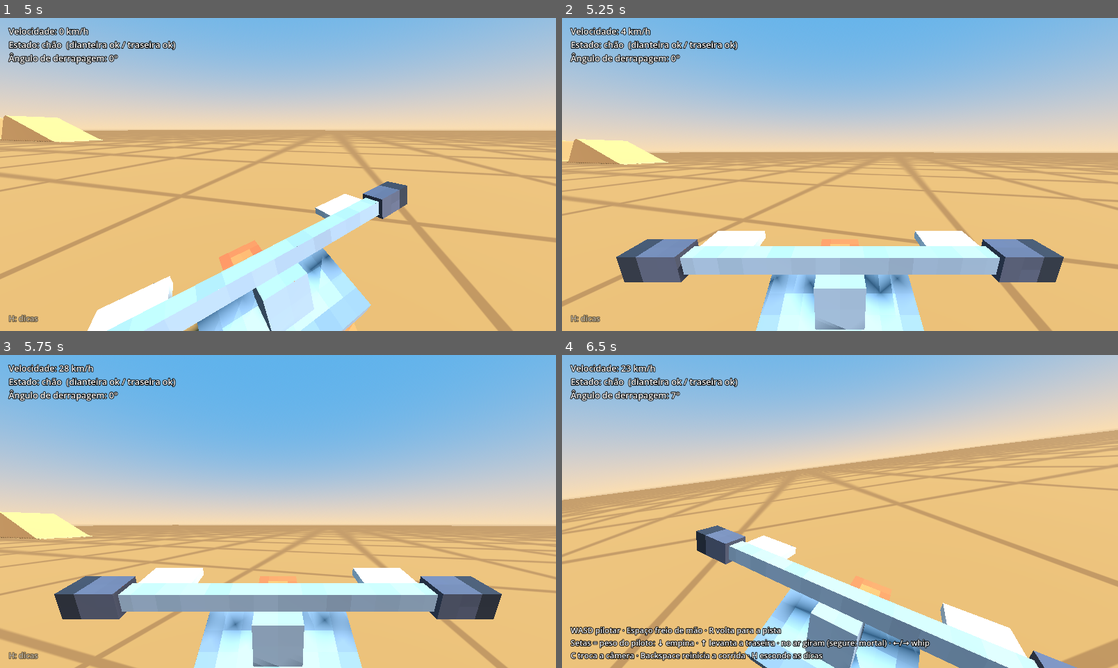
Above: before the commit, frames 1-4 (two rows, left to right).
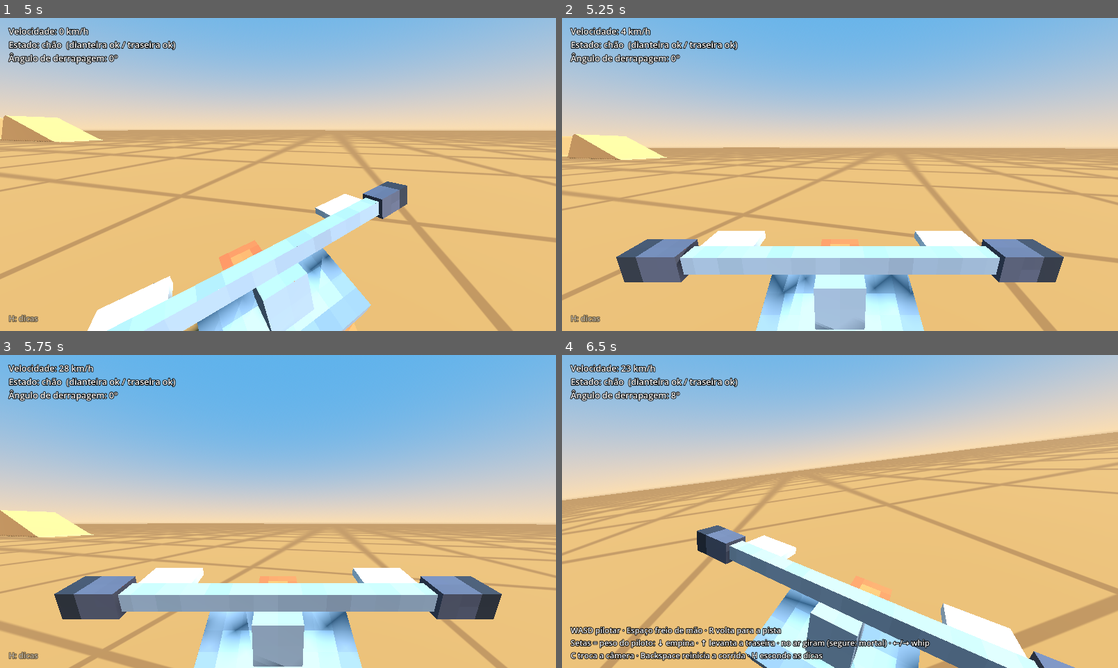
Above: after the commit, the same moments.

Repository: carvguilherme8/turinhos_circuit
Game: Godot game, scene res://scenes/tracks/playground.tscn
Same seed, same stepped clock (60 frames per second), same inputs: the game is played once before the commit and once after it. This scene is started directly instead of the project's main scene.
Inputs:
- Up to frame 1 (5 s): hold D (direita) 0.53-1.28 s; hold W (acelerar) 0.53-1.28 s; hold Down (inclinar_tras) 1.28-2.03 s; tap H (alternar_dicas) at 1.35 s; hold D (direita) 2.03-2.78 s; hold S (frear) 2.03-2.78 s; hold Up (inclinar_frente) 2.78-3.53 s; tap Space (freio_mao) at 2.85 s; hold Backspace (reiniciar_corrida) 3.53-4.28 s; hold A (esquerda) from 3.53 s (still down); tap Enter at 4.25 s; tap C (trocar_camera) at 4.35 s
- Up to frame 2 (5.25 s): tap R (resetar_moto) at 5 s; release A (esquerda) at 5.03 s; hold Down (inclinar_tras) from 5.03 s (still down); hold W (acelerar) from 5.03 s (still down)
- Up to frame 3 (5.75 s): keep holding Down (inclinar_tras); keep holding W (acelerar)
- Up to frame 4 (6.5 s): release Down (inclinar_tras) at 5.78 s; release W (acelerar) at 5.78 s; hold D (direita) from 5.78 s (still down); tap H (alternar_dicas) at 5.85 s

Frame 1 is identical in both runs. In frame 2, 9.5% of the frame differs, in the area x 0-100%, y 37-100%; in frame 3, 6.5%; in frame 4, 11%, in the area x 0-100%, y 11-100%.

Commit message:
tune: giro no ar mais suave e duplo grande feito para mortais
- Giro máximo 10 -> 7,5 rad/s, crescendo em curva S em 0,45 s (sem tranco);
  resposta e freio ao soltar mais macios
- Duplo grande (4ª reta) mais adiante, kicker mais alto e inclinado e pouso em
  degrau para baixo: ~1,1 s de ar, sem raspar na beirada ao girar
- Simulado: backflip soltando ~280° pousa perfeito; frontflip fecha segurando
  até o fim; sem comando o salto dá pouso perfeito; corrida com bots sem quedas

Diff:
--- a/scenes/tracks/stadium_circuit.tscn
+++ b/scenes/tracks/stadium_circuit.tscn
@@ -258,22 +258,22 @@
 material = ExtResource("dirt_track")
 
 [node name="D_Kicker" type="StaticBody3D" parent="Ramps"]
-transform = Transform3D(-1, 0, 0, 0, 1, 0, 0, 0, -1, 21, 0, -28)
+transform = Transform3D(-1, 0, 0, 0, 1, 0, 0, 0, -1, 21, 0, -18)
 script = ExtResource("ramp")
 up_length = 7
 top_length = 0
 down_length = 0
-height = 2.4
+height = 3.9
 width = 8
 material = ExtResource("dirt_track")
 
 [node name="D_Pouso" type="StaticBody3D" parent="Ramps"]
-transform = Transform3D(-1, 0, 0, 0, 1, 0, 0, 0, -1, 21, 0, -10)
+transform = Transform3D(-1, 0, 0, 0, 1, 0, 0, 0, -1, 21, 0, 1)
 script = ExtResource("ramp")
 up_length = 0
-top_length = 1.5
-down_length = 10
-height = 2.4
+top_length = 1
+down_length = 13
+height = 2.6
 width = 8
 material = ExtResource("dirt_track")
 
--- a/scripts/bike/bike.gd
+++ b/scripts/bike/bike.gd
@@ -603,8 +603,9 @@
 	if absf(_rider_pitch) > 0.05:
 		# Toques curtos giram devagar (ajuste do pouso); segurando, acelera até o mortal.
 		_air_spin_hold += delta
+		# Curva em S: o giro cresce suave, sem tranco.
 		var spin := lerpf(stats.air_pitch_rate, stats.air_flip_rate,
-				clampf(_air_spin_hold / stats.air_flip_spinup, 0.0, 1.0))
+				smoothstep(0.0, stats.air_flip_spinup, _air_spin_hold))
 		var target_rate := _rider_pitch * spin
 		av += pitch_axis * (target_rate - rate) * clampf(stats.air_pitch_response * delta, 0.0, 1.0)
 	else:
--- a/scripts/bike/bike_stats.gd
+++ b/scripts/bike/bike_stats.gd
@@ -76,14 +76,14 @@
 ## Velocidade de giro (pitch) no ar com o analógico/seta no máximo.
 @export_range(0.5, 10.0, 0.1, "suffix:rad/s") var air_pitch_rate: float = 3.5
 ## Segurando o comando no ar, o giro acelera até esta velocidade (mortais).
-@export_range(0.5, 20.0, 0.1, "suffix:rad/s") var air_flip_rate: float = 10.0
+@export_range(0.5, 20.0, 0.1, "suffix:rad/s") var air_flip_rate: float = 7.5
 ## Tempo segurando até chegar à velocidade do mortal (toques curtos giram devagar).
-@export_range(0.05, 2.0, 0.05, "suffix:s") var air_flip_spinup: float = 0.3
+@export_range(0.05, 2.0, 0.05, "suffix:s") var air_flip_spinup: float = 0.45
 ## Rapidez com que o giro no ar responde ao comando.
-@export_range(0.5, 20.0, 0.5) var air_pitch_response: float = 8.0
+@export_range(0.5, 20.0, 0.5) var air_pitch_response: float = 6.0
 ## Ao soltar o comando com a moto girando rápido, o giro freia com esta força (desistir
 ## de um mortal no meio fica controlável). Giro lento usa o assistente normal.
-@export_range(0.5, 20.0, 0.5) var air_release_brake: float = 6.0
+@export_range(0.5, 20.0, 0.5) var air_release_brake: float = 4.0
 ## Giro mínimo para contar uma volta completa (mortal) ao pousar.
 @export_range(180.0, 360.0, 5.0, "suffix:°") var flip_min_degrees: float = 300.0
 ## Assistente: numa roda só (cristas, costelas), sem comando, alinha a moto com o chão.
